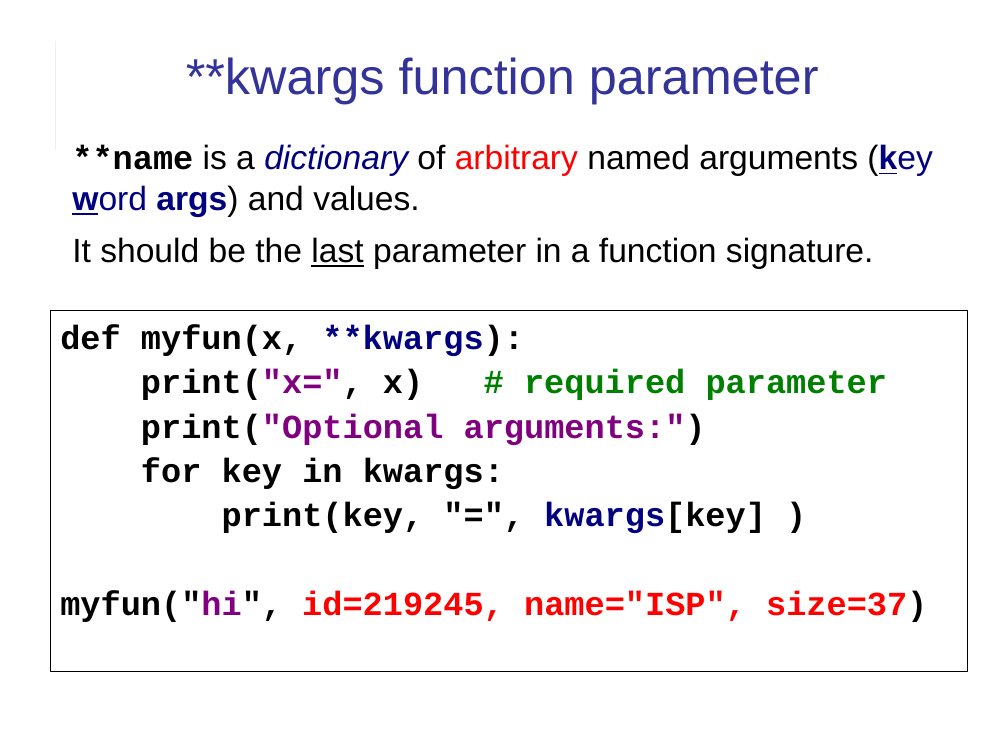
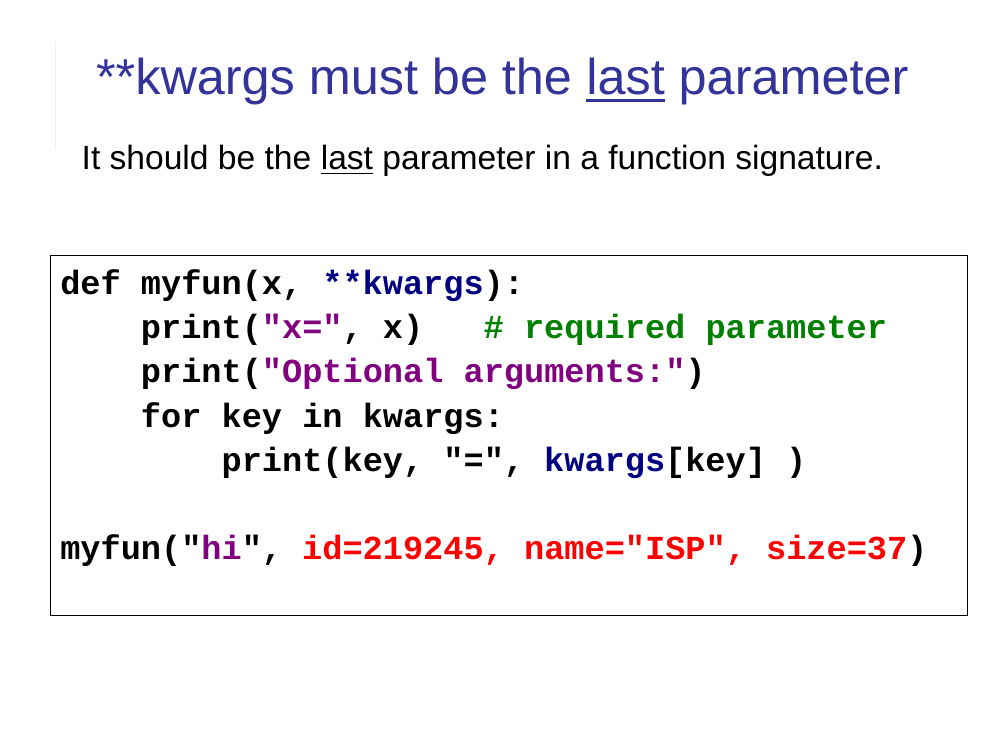
Before and after one commit to cpske/ISP, a slide deck: slide 6 of django/Django-review-1.ppt (slide 8 before the commit). Drawn at 1008x756 pixels with LibreOffice and Linux fonts; fonts in the diff are those of the drawing. Boxes give left, top, right and bottom in pixels: in the first picture for what was removed or moved away, otherwise in the second. Text is boxed around its words. In the diff, an @@ line names an element or a change of style, - is before the commit and + after.

```diff
--- a/django/Django-review-1.ppt
+++ b/django/Django-review-1.ppt
@@ title at [96,57,909,104]: text changed @@
-**kwargs function parameter
+**kwargs must be the last parameter
@@ text at [72,144,932,217]: paragraph removed @@
-**name is a dictionary of arbitrary named arguments (key word args) and values.
@@ rectangle "def myfun(x, **kwargs):": place and size @@
-rectangle "def myfun(x, **kwargs):" at [50,311,968,671]
+rectangle "def myfun(x, **kwargs):" at [50,255,968,615]
```
Also in this commit, not shown: 17 other slides changed, 6 slides added, 2 slides removed, 4 other files.
